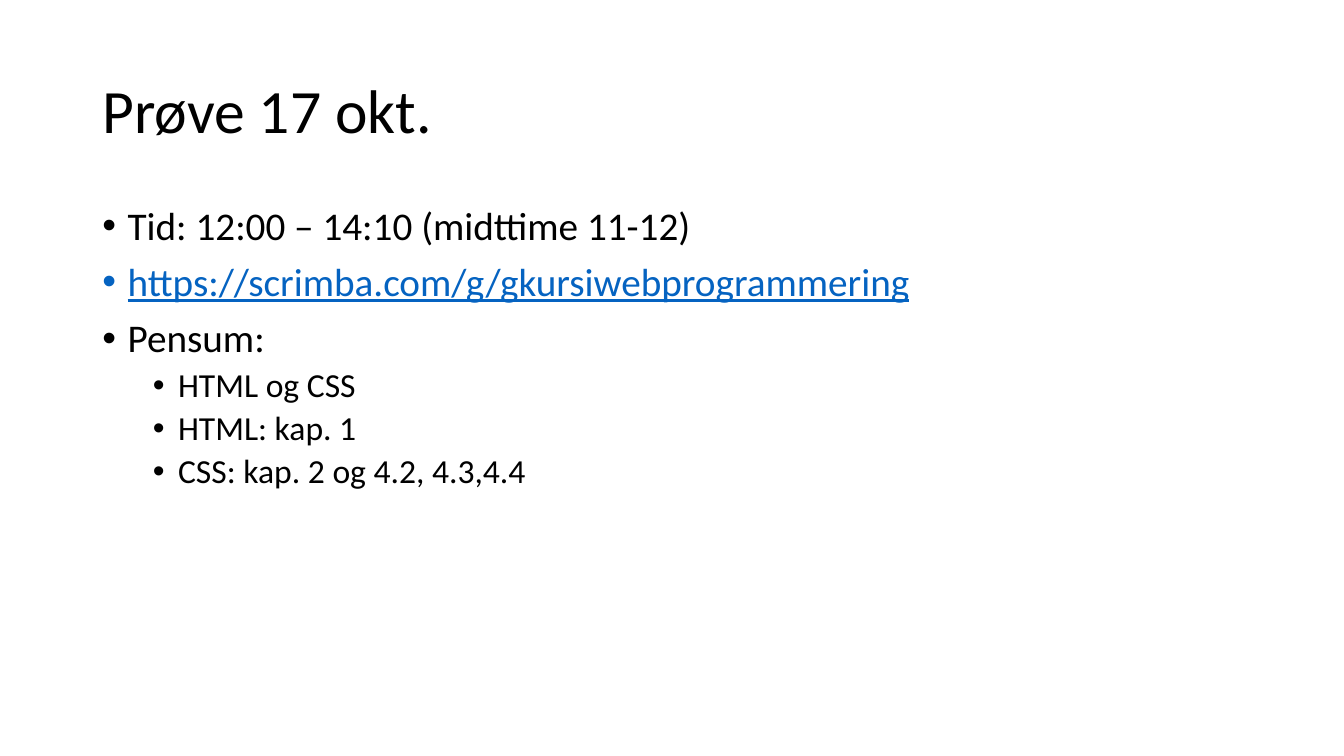
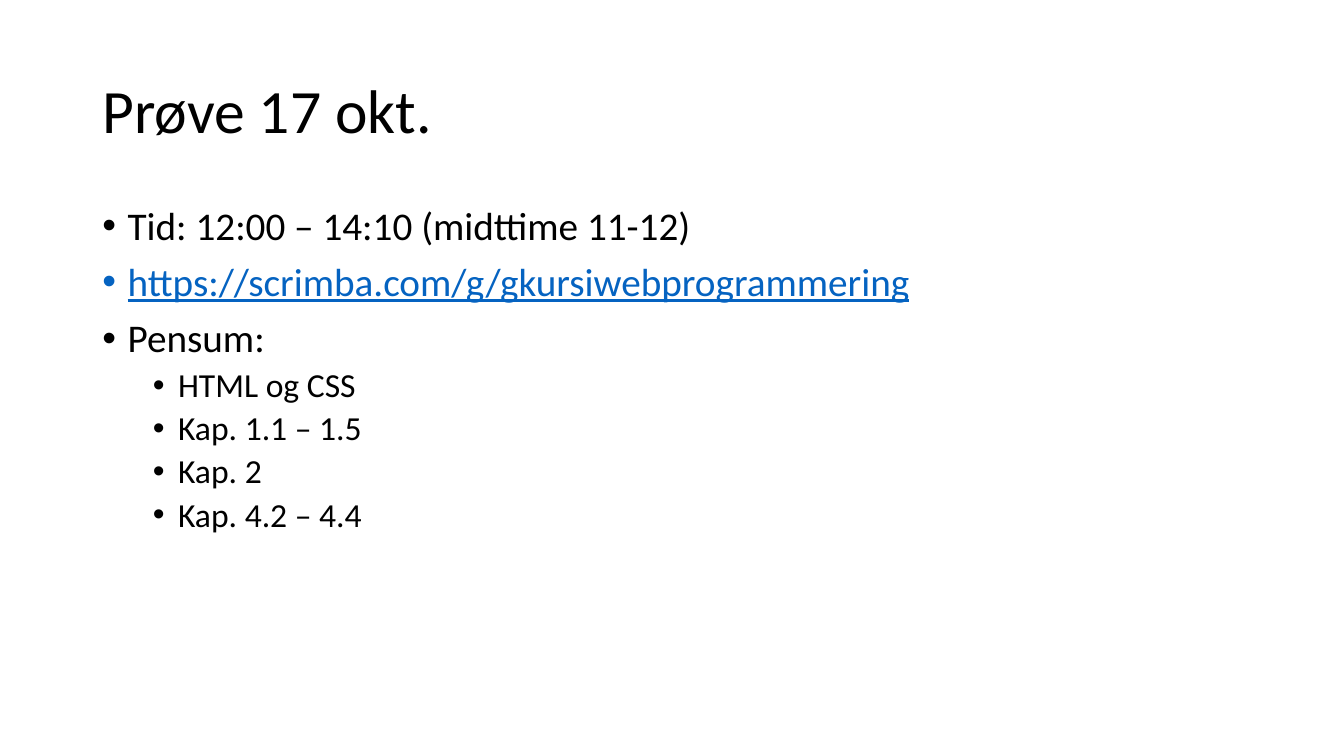
Before and after one commit to thorcc/IT1-19_20, a slide deck: slide 10 of 7_posisjonering/Float og Absolute vs Relative.pptx. Drawn at 1344x756 pixels with LibreOffice and Linux fonts; fonts in the diff are those of the drawing. Boxes give left, top, right and bottom in pixels: in the first picture for what was removed or moved away, otherwise in the second. Text is boxed around its words. In the diff, an @@ line names an element or a change of style, - is before the commit and + after.

```diff
--- a/7_posisjonering/Float og Absolute vs Relative.pptx
+++ b/7_posisjonering/Float og Absolute vs Relative.pptx
@@ text at <box>178,418,361,533</box>: text changed @@
-  • HTML: kap. 1
-  • CSS: kap. 2 og 4.2, 4.3,4.4
+  • Kap. 1.1 – 1.5
+  • Kap. 2
+  • Kap. 4.2 – 4.4
```
Also in this commit, not shown: 36 other files.
